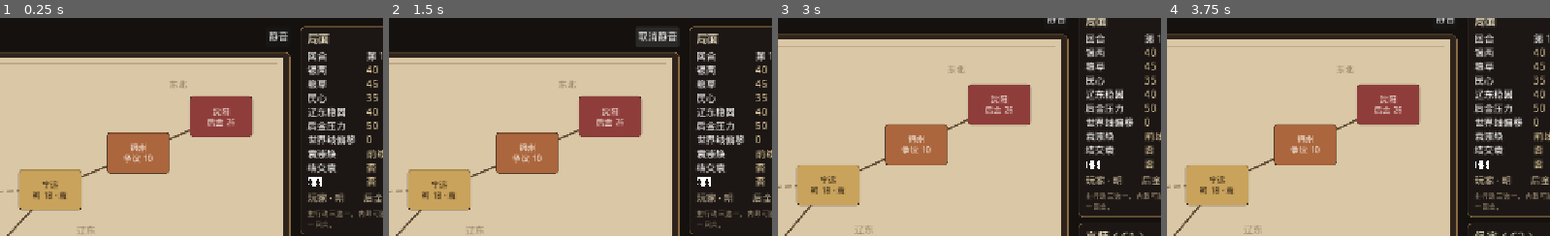
Above: before the commit, frames 1-4 (left to right).
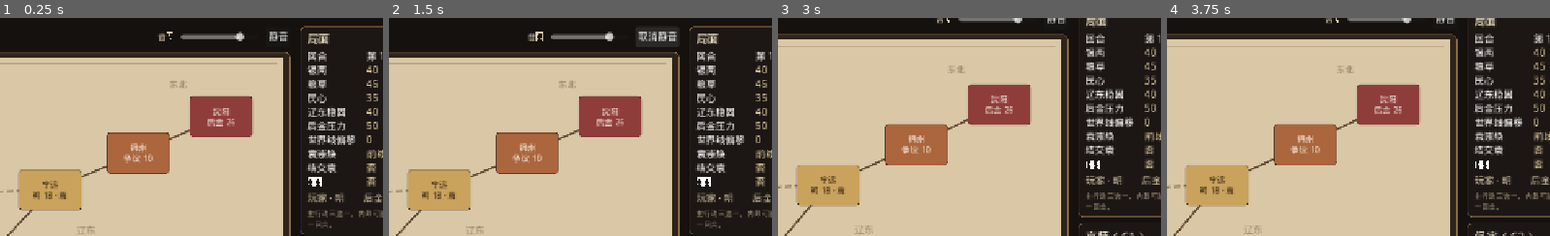
Above: after the commit, the same moments.

Repository: astra-zhao/Altering-the-Destiny-of-the-World
Game: Godot game, scene res://scenes/big_map.tscn
The game is run twice, just before and just after one commit, with the same random seed, the same clock (stepped at 60 frames per second) and the same inputs.
Inputs:
- Up to frame 1 (0.25 s): no input
- Up to frame 2 (1.5 s): click "新局" at 0.5 s; click "静音" at 1.25 s
- Up to frame 3 (3 s): click "取消静音" at 2 s; click "京师 明 20" at 2.75 s
- Up to frame 4 (3.75 s): click "保定 明 14" at 3.5 s
The pictures show only the part of the screen within x 32-82%, y 0-50%; the shares and areas given below are measured in that part.

The runs differ from the first frame. In frame 1, 0.5% of the frame differs, in the area x 41-64%, y 6-11%; in frame 2, 0.6%, in the area x 36-59%, y 6-11%; in frame 3, 0.4%; in frame 4, 0.4%.

Commit message:
Play BGM as streams so macOS CoreAudio actually outputs audio.
Forcing sample playback only warned that the driver does not support it
and dropped the mix. Stream playback, a master volume slider, and a
headless scene check keep map, battle, story, and ending audible.

Co-authored-by: Astra Zhao <zhaoxin1979@foxmail.com>

Diff:
--- a/godot/scenes/big_map.tscn
+++ b/godot/scenes/big_map.tscn
@@ -64,6 +64,23 @@
 layout_mode = 2
 size_flags_horizontal = 3
 
+[node name="VolumeLabel" type="Label" parent="RootMargin/Columns/MapColumn/Header"]
+unique_name_in_owner = true
+layout_mode = 2
+size_flags_vertical = 4
+text = "音量"
+
+[node name="VolumeSlider" type="HSlider" parent="RootMargin/Columns/MapColumn/Header"]
+unique_name_in_owner = true
+custom_minimum_size = Vector2(128, 0)
+layout_mode = 2
+size_flags_vertical = 4
+min_value = 0.0
+max_value = 1.0
+step = 0.01
+value = 0.8
+tooltip_text = "主音量。静音仍用旁边的开关。"
+
 [node name="MuteButton" type="Button" parent="RootMargin/Columns/MapColumn/Header"]
 unique_name_in_owner = true
 layout_mode = 2
--- a/godot/scripts/bgm.gd
+++ b/godot/scripts/bgm.gd
@@ -1,13 +1,15 @@
 extends Node
-## 四条循环：地图、简战、剧情、结局。WAV sample，静音关 BGM 总线。
+## 四条循环：地图、简战、剧情、结局。程序生成 WAV，静音关 BGM 总线，主音量走 Master。
 
 var muted := false
 var mode := "map"
+## 0..1，1 是 0 dB。默认不满格，听得清，纯音不顶满。
+var master_linear := 0.8
 
 var _players: Dictionary = {}
 var _fade: Tween
 
-const _ACTIVE_DB := -8.0
+const _ACTIVE_DB := -4.0
 const _IDLE_DB := -80.0
 const _RATE := 22050
 const _FADE_SEC := 0.6
@@ -15,20 +17,24 @@
 
 func _ready() -> void:
 	_ensure_bus()
-	_players["map"] = _make_player(_wav("map"), _ACTIVE_DB)
-	_players["battle"] = _make_player(_wav("battle"), _IDLE_DB)
-	_players["story"] = _make_player(_wav("story"), _IDLE_DB)
-	_players["ending"] = _make_player(_wav("ending"), _IDLE_DB)
-	# Dummy 驱动播不了 sample，而且本来就没有声卡。真驱动用 sample，停止时会马上释放，退出才不会报播放泄漏。
-	if AudioServer.get_driver_name() != "Dummy":
-		for key in _players:
-			(_players[key] as AudioStreamPlayer).play()
+	set_master_linear(master_linear)
+	_players["map"] = _make_player("map", _wav("map"), _ACTIVE_DB)
+	_players["battle"] = _make_player("battle", _wav("battle"), _IDLE_DB)
+	_players["story"] = _make_player("story", _wav("story"), _IDLE_DB)
+	_players["ending"] = _make_player("ending", _wav("ending"), _IDLE_DB)
+	for key in _players:
+		(_players[key] as AudioStreamPlayer).play()
+
+
+func track(kind: String) -> AudioStreamPlayer:
+	return _players.get(kind) as AudioStreamPlayer
 
 
 func set_mode(next: String) -> void:
 	if not _players.has(next):
 		return
 	if next == mode:
+		_keep_playing()
 		return
 	mode = next
 	if _fade != null and _fade.is_valid():
@@ -38,6 +44,16 @@
 	for key in _players:
 		var db := _ACTIVE_DB if key == mode else _IDLE_DB
 		_fade.tween_property(_players[key], "volume_db", db, _FADE_SEC)
+	_keep_playing()
+
+
+func set_master_linear(value: float) -> void:
+	master_linear = clampf(value, 0.0, 1.0)
+	var idx := AudioServer.get_bus_index("Master")
+	if idx < 0:
+		return
+	var db := -80.0 if master_linear <= 0.001 else linear_to_db(master_linear)
+	AudioServer.set_bus_volume_db(idx, db)
 
 
 func set_muted(value: bool) -> void:
@@ -54,6 +70,13 @@
 
 func _exit_tree() -> void:
 	_release_players()
+
+
+func _keep_playing() -> void:
+	for key in _players:
+		var player := _players[key] as AudioStreamPlayer
+		if player != null and not player.playing:
+			player.play()
 
 
 func _release_players() -> void:
@@ -76,12 +99,16 @@
 	AudioServer.set_bus_send(idx, "Master")
 
 
-func _make_player(stream: AudioStreamWAV, volume_db: float) -> AudioStreamPlayer:
+func _make_player(kind: String, stream: AudioStreamWAV, volume_db: float) -> AudioStreamPlayer:
 	var player := AudioStreamPlayer.new()
+	player.name = "Track_%s" % kind
 	player.stream = stream
 	player.volume_db = volume_db
 	player.bus = "BGM"
-	player.playback_type = AudioServer.PLAYBACK_TYPE_SAMPLE
+	# CoreAudio（编辑器 F5 和 macOS .app）没有 sample 播放。强制 SAMPLE 时
+	# AudioServer 只警告 "driver doesn't support sample playback"，混音器不出力。
+	# STREAM 才走 audio_server_process，声卡听得到。Dummy 无头也能进入 playing。
+	player.playback_type = AudioServer.PLAYBACK_TYPE_STREAM
 	add_child(player)
 	return player
 
--- /dev/null
+++ b/godot/scripts/bgm_check.gd
@@ -0,0 +1,144 @@
+extends SceneTree
+## 无头自检：地图、简战、剧情 S1–S3、结算的 BGM 播放器在播、音量听得见、流里有数据。
+## godot --headless --path godot -s res://scripts/bgm_check.gd
+
+var _failures: PackedStringArray = PackedStringArray()
+
+
+func _initialize() -> void:
+	_run()
+
+
+func _run() -> void:
+	await process_frame
+	var bgm := root.get_node_or_null("Bgm")
+	if bgm == null:
+		_fail("autoload Bgm 不在场景树上")
+		_finish()
+		return
+	print("BGM_CHECK driver=%s" % AudioServer.get_driver_name())
+	_check_master(bgm)
+	await _visit("地图", "res://scenes/big_map.tscn", "map", bgm)
+	bgm.set_mode("battle")
+	await _expect("简战", "battle", bgm)
+	await _visit("剧情S1", "res://scenes/s1_night.tscn", "story", bgm)
+	await _visit("剧情S2", "res://scenes/s2_yuan.tscn", "story", bgm)
+	await _visit("剧情S3", "res://scenes/s3_crisis.tscn", "story", bgm)
+	await _visit("结算", "res://scenes/ending.tscn", "ending", bgm)
+	await _visit("回到地图", "res://scenes/big_map.tscn", "map", bgm)
+	_check_mute(bgm)
+	_finish()
+
+
+func _visit(label: String, path: String, kind: String, bgm: Node) -> void:
+	var err := change_scene_to_file(path)
+	if err != OK:
+		_fail("%s 无法加载 %s（%s）" % [label, path, error_string(err)])
+		return
+	var loaded := false
+	for _i in 40:
+		await process_frame
+		if current_scene != null and current_scene.scene_file_path == path:
+			loaded = true
+			break
+	if not loaded:
+		_fail("%s 场景没有换成 %s" % [label, path])
+		return
+	await _expect(label, kind, bgm)
+
+
+func _expect(label: String, kind: String, bgm: Node) -> void:
+	await _wait_sec(1.0)
+	if str(bgm.mode) != kind:
+		_fail("%s 模式是 %s，期望 %s" % [label, str(bgm.mode), kind])
+	for track_name in ["map", "battle", "story", "ending"]:
+		var other := bgm.track(track_name) as AudioStreamPlayer
+		if other == null or not other.playing:
+			_fail("%s 切换后 %s 播放器没有在播" % [label, track_name])
+	var player := bgm.track(kind) as AudioStreamPlayer
+	if player == null:
+		_fail("%s 没有 %s 播放器" % [label, kind])
+		return
+	var stream := player.stream as AudioStreamWAV
+	var bytes := stream.data.size() if stream != null else 0
+	print(
+		"BGM_CHECK %s mode=%s playing=%s vol=%.1f bytes=%d type=%s"
+		% [label, kind, player.playing, player.volume_db, bytes, player.playback_type]
+	)
+	if not player.playing:
+		_fail("%s 的 %s 播放器没有 playing" % [label, kind])
+	if player.volume_db <= -60.0:
+		_fail("%s 的 %s 音量 %.1f dB，没有高于 -60 dB" % [label, kind, player.volume_db])
+	if stream == null or stream.data.is_empty() or not _wav_has_samples(stream):
+		_fail("%s 的 %s 流是空的" % [label, kind])
+	elif stream.loop_mode != AudioStreamWAV.LOOP_FORWARD or stream.loop_end <= stream.loop_begin:
+		_fail("%s 的 %s 没有向前循环" % [label, kind])
+	if player.playback_type != AudioServer.PLAYBACK_TYPE_STREAM:
+		_fail("%s 的 %s 仍是 Sample 播放，macOS CoreAudio 会丢声" % [label, kind])
+
+
+func _check_master(bgm: Node) -> void:
+	var idx := AudioServer.get_bus_index("Master")
+	if idx < 0:
+		_fail("没有 Master 总线")
+		return
+	var db := AudioServer.get_bus_volume_db(idx)
+	print("BGM_CHECK master_db=%.1f linear=%.2f" % [db, float(bgm.master_linear)])
+	if db <= -60.0:
+		_fail("主音量 %.1f dB，默认听不见" % db)
+	var bgm_idx := AudioServer.get_bus_index("BGM")
+	if bgm_idx < 0:
+		_fail("没有 BGM 总线")
+	elif AudioServer.is_bus_mute(bgm_idx):
+		_fail("BGM 总线默认被静音")
+
+
+func _check_mute(bgm: Node) -> void:
+	var idx := AudioServer.get_bus_index("BGM")
+	if idx < 0:
+		return
+	var muted: bool = bgm.toggle_muted()
+	if not muted or not AudioServer.is_bus_mute(idx):
+		_fail("静音开关没有关掉 BGM 总线")
+	var player := bgm.track("map") as AudioStreamPlayer
+	if player == null or not player.playing or player.volume_db <= -60.0:
+		_fail("静音把播放器停掉或拉低了音量，取消静音后回不来")
+	bgm.toggle_muted()
+	if AudioServer.is_bus_mute(idx):
+		_fail("取消静音后 BGM 总线仍是静音")
+
+
+func _wav_has_samples(stream: AudioStreamWAV) -> bool:
+	var size := stream.data.size()
+	if size < 4:
+		return false
+	var step := maxi(2, (size / 2) / 32 * 2)
+	var i := 0
+	while i + 1 < size:
+		if stream.data.decode_s16(i) != 0:
+			return true
+		i += step
+	return false
+
+
+func _wait_sec(seconds: float) -> void:
+	var start := Time.get_ticks_msec()
+	var guard := 0
+	while Time.get_ticks_msec() - start < int(seconds * 1000.0) and guard < 600:
+		await process_frame
+		guard += 1
+
+
+func _fail(message: String) -> void:
+	_failures.append(message)
+	push_error(message)
+
+
+func _finish() -> void:
+	if _failures.is_empty():
+		print("BGM_CHECK_OK")
+		quit(0)
+		return
+	for message in _failures:
+		print("BGM_CHECK_FAIL %s" % message)
+	quit(1)
--- a/godot/scripts/big_map.gd
+++ b/godot/scripts/big_map.gd
@@ -60,6 +60,8 @@
 	%SubtitleLabel.add_theme_color_override("font_color", Color(0.78, 0.70, 0.58))
 	%HintLabel.add_theme_font_size_override("font_size", 13)
 	%HintLabel.add_theme_color_override("font_color", Color(0.75, 0.68, 0.56))
+	%VolumeLabel.add_theme_font_size_override("font_size", 14)
+	%VolumeLabel.add_theme_color_override("font_color", Color(0.86, 0.80, 0.68))
 	%HudHeading.add_theme_font_size_override("font_size", 18)
 	%HudHeading.add_theme_color_override("font_color", Color(0.95, 0.90, 0.78))
 	%DetailTitle.add_theme_font_size_override("font_size", 20)
@@ -143,6 +145,8 @@
 	%LoadButton.pressed.connect(_on_load)
 	%NewButton.pressed.connect(_on_new_game)
 	%MuteButton.pressed.connect(_on_mute)
+	%VolumeSlider.value = Bgm.master_linear
+	%VolumeSlider.value_changed.connect(_on_volume)
 	%MarchButton.tooltip_text = "相邻明军城之间移兵，留 1 守军。耗粮 3，远邻耗粮 6。"
 	%AttackButton.tooltip_text = "攻打相邻敌城，留 1 守军，进入简战。"
 	%HoldButton.tooltip_text = "选中的明军城本回合防御 ×1.3。"
@@ -407,6 +411,10 @@
 func _on_mute() -> void:
 	Bgm.toggle_muted()
 	_refresh()
+
+
+func _on_volume(value: float) -> void:
+	Bgm.set_master_linear(value)
 
 
 func _update_buttons() -> void:
Not shown, changed: godot/README.md
